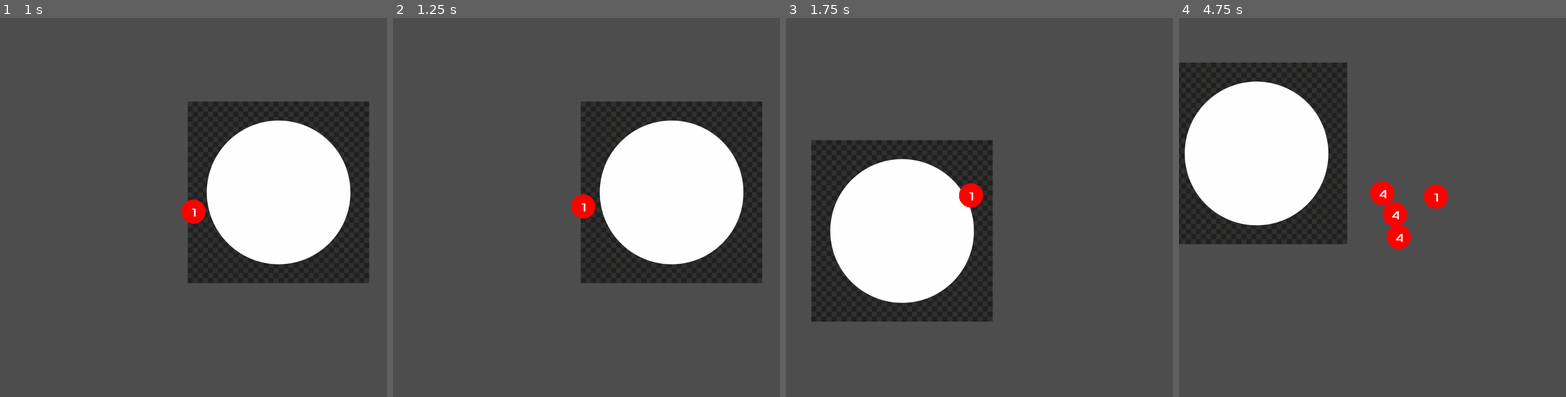
Above: before the commit, frames 1-4 (left to right).
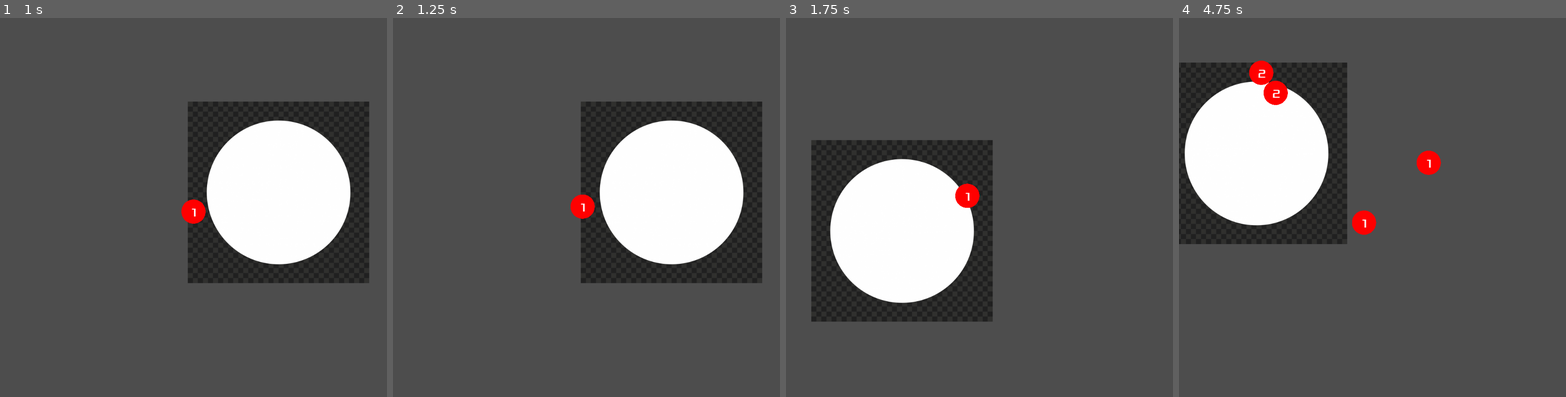
Above: after the commit, the same moments.

Repository: nuts4nuts4nuts/flappyversary
Game: Godot game, scene res://scenes/main.tscn
The game is run twice, just before and just after one commit, with the same random seed, the same clock (stepped at 60 frames per second) and the same inputs.
Inputs (mouse positions are in pixels of both pictures, inside the frame that each line leads up to):
- Up to frame 1 (1 s): tap Enter at 0.5 s; move the mouse to (278, 192) at 0.52 s; press the mouse at (278, 192) at 0.53 s
- Up to frame 2 (1.25 s): no input
- Up to frame 3 (1.75 s): move the mouse to (902, 230) at 1.27 s; release the mouse at (902, 230) at 1.28 s; click (902, 230) at 1.35 s
- Up to frame 4 (4.75 s): move the mouse to (1411, 127) at 2.02 s; press the mouse at (1411, 127) at 2.03 s; move the mouse to (1353, 290) at 2.77 s; release the mouse at (1353, 290) at 2.78 s; click (1353, 290) at 2.85 s; move the mouse to (1488, 268) at 3.52 s; press the mouse at (1488, 268) at 3.53 s; move the mouse to (1256, 154) at 4.27 s; release the mouse at (1256, 154) at 4.28 s; click (1256, 154) at 4.35 s

Frame 1 is identical in both runs. In frame 2, less than 0.1% of the frame differs, in the area x 45-53%, y 46-54%; in frame 3, 0.2%; in frame 4, 2.6%, in the area x 18-70%, y 11-62%.

Commit message:
Fix gravity

Diff:
--- a/scenes/test-ball.gd
+++ /dev/null
@@ -1,38 +0,0 @@
-extends RigidBody2D
-
-var gravity = 0
-
-var _velocity = Vector2.ZERO
-var _last_position
-
-
-# Called when the node enters the scene tree for the first time.
-func _ready():
-	pass # Replace with function body.
-
-
-# Called every frame. 'delta' is the elapsed time since the previous frame.
-func _process(delta):
-	pass
-
-func attract_to(pos, force):
-	var dist = global_position.distance_to(pos)
-	var v = global_position.direction_to(pos) * force
-	#v = v.clamped(dist)
-	print(v)
-	self.linear_velocity += v
-	var resistance = -0.1 * self.linear_velocity
-	self.linear_velocity += resistance
-
-func _physics_process(delta):
-	_velocity.y += gravity
-
-	if global_position.x < 0:
-		global_position.x = get_viewport_rect().size.x
-	elif global_position.x > get_viewport_rect().size.x:
-		global_position.x = 0
-
-
-
-
-	_last_position = global_position
--- a/scenes/test-ball.tscn
+++ /dev/null
@@ -1,17 +0,0 @@
-[gd_scene load_steps=4 format=3 uid="uid://bde642p286rq2"]
-
-[ext_resource type="Texture2D" uid="uid://5qxfnkeuhmm3" path="res://assets/download-white-circle-png-31629716484axd08oupl9.png" id="1_jb2qp"]
-[ext_resource type="Script" path="res://scenes/test-ball.gd" id="1_vyhqo"]
-
-[sub_resource type="CircleShape2D" id="CircleShape2D_se2g8"]
-radius = 95.2575
-
-[node name="test_ball" type="RigidBody2D"]
-script = ExtResource("1_vyhqo")
-
-[node name="Sprite2D" type="Sprite2D" parent="."]
-scale = Vector2(0.5, 0.5)
-texture = ExtResource("1_jb2qp")
-
-[node name="CollisionShape2D" type="CollisionShape2D" parent="."]
-shape = SubResource("CircleShape2D_se2g8")
--- a/scripts/ball.gd
+++ b/scripts/ball.gd
@@ -3,11 +3,11 @@
 signal merged
 
 @export var initial_impulse: Vector2
-@export var _gravity_well: Node2D
+@export var gravity_well: Node2D
 
 var merge_boost = 0.2
 var ball_value = 1
-var force = 0.0004
+var force = 100000
 
 func _ready():
 	apply_central_impulse(initial_impulse)
@@ -17,11 +17,17 @@
 func _process(delta):
 	pass
 
+
 func _physics_process(delta):
-	if(_gravity_well != null):
-		var _dist = (_gravity_well.position.distance_to(position))
-		print(_dist)
-		apply_force(pow(_dist, 2.2) * (_gravity_well.position - position).normalized() * force, Vector2.ZERO)
+	if(gravity_well != null):
+		var me_to_well = gravity_well.global_position - global_position
+		var distance = me_to_well.length_squared()
+		var direction = me_to_well.normalized()
+
+		var base_force = force * direction
+		var falloff = 1 / max(1, distance)
+		apply_force(base_force * falloff, Vector2.ZERO)
+
 
 func _on_body_entered(body):
 	var my_velocity = linear_velocity
--- a/scripts/main.gd
+++ b/scripts/main.gd
@@ -19,7 +19,7 @@
 
 func spawn_ball():
 	var ball = ball_scene.instantiate()
-	ball._gravity_well = $gravity_well
+	ball.gravity_well = $gravity_well
 	var spawn_pos = $BallSpawnPos
 
 	ball.position = spawn_pos.position
